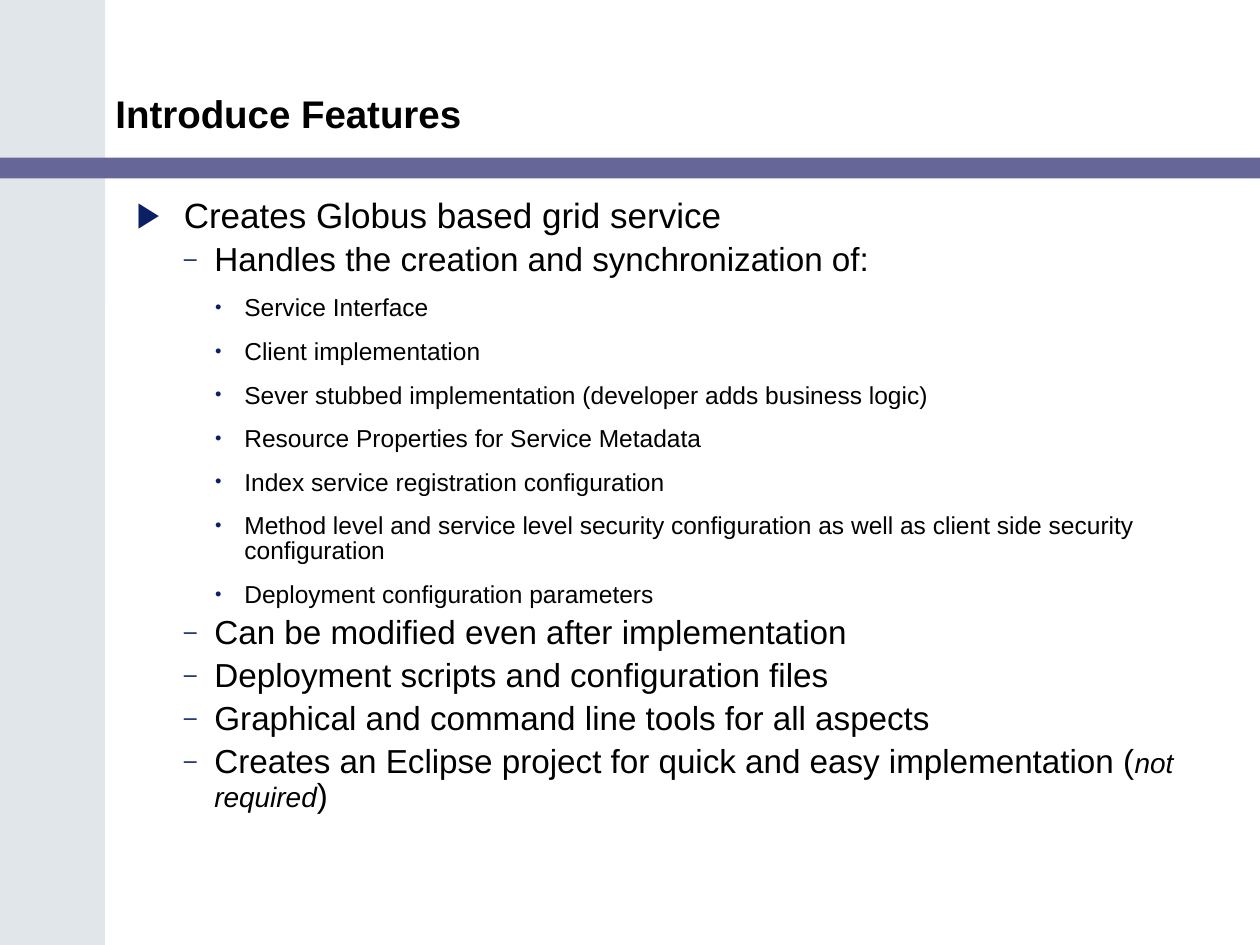
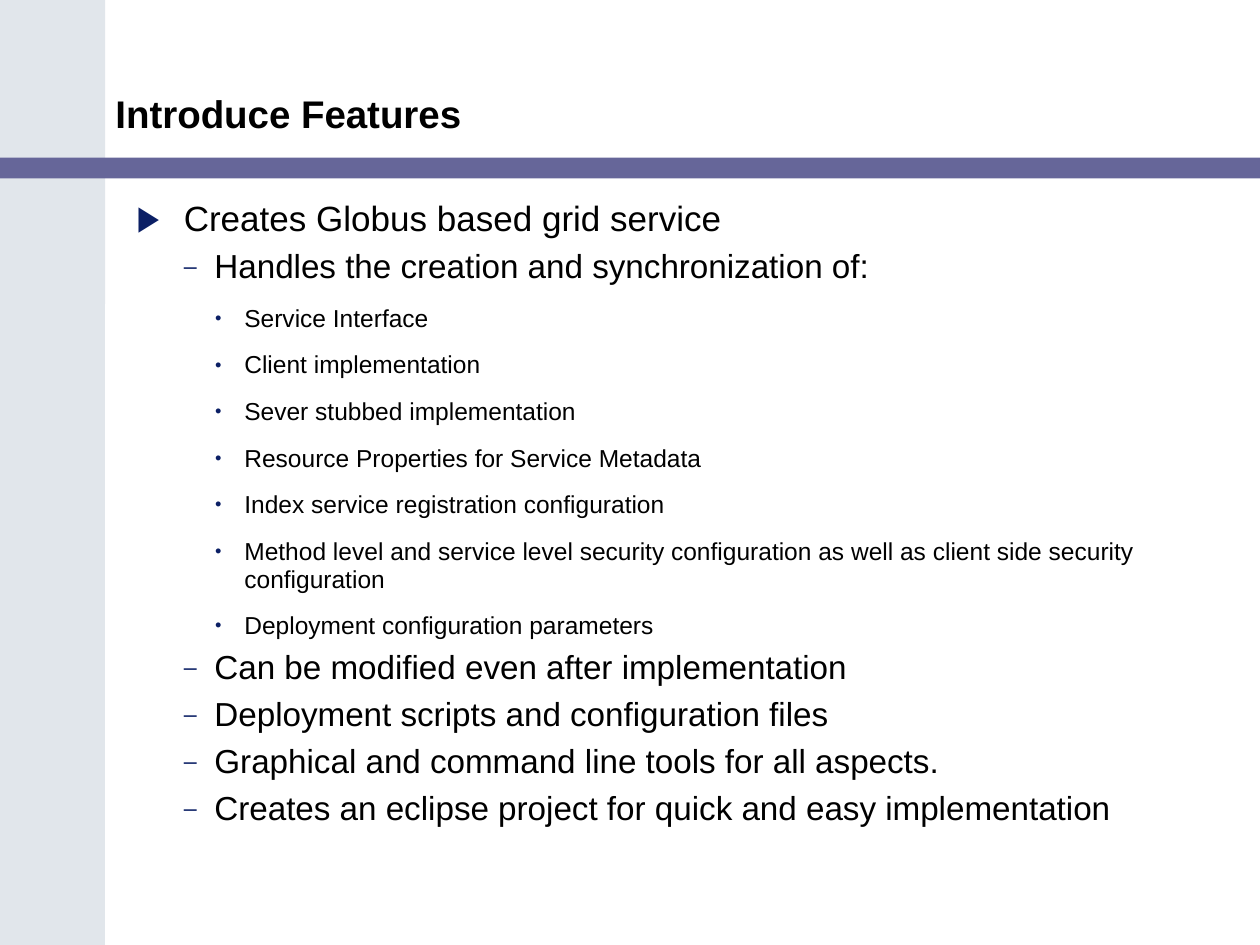
Before and after one commit to NCIP/cagrid-portal, a slide deck: slide 9 of cagrid-1-0/Documentation/presentations/200602_VCDE_ARCH/caGrid_Update_Arch_VCDE_Feb1.ppt. Drawn at 1260x945 pixels with LibreOffice and Linux fonts; fonts in the diff are those of the drawing; background and template pictures are left out. Boxes give left, top, right and bottom in pixels: in the first picture for what was removed or moved away, otherwise in the second. Text is boxed around its words. In the diff, an @@ line names an element or a change of style, - is before the commit and + after.

```diff
--- a/cagrid-1-0/Documentation/presentations/200602_VCDE_ARCH/caGrid_Update_Arch_VCDE_Feb1.ppt
+++ b/cagrid-1-0/Documentation/presentations/200602_VCDE_ARCH/caGrid_Update_Arch_VCDE_Feb1.ppt
@@ text at <box>184,205,1133,733</box>: line spacing 0.85 to 0.95 @@
@@ text at <box>244,402,575,425</box>: text changed @@
-    • Sever stubbed implementation (developer adds business logic)
+    • Sever stubbed implementation
@@ text at <box>214,749,1110,827</box>: text changed @@
-  – Graphical and command line tools for all aspects
-  – Creates an Eclipse project for quick and easy implementation (not required)
+  – Graphical and command line tools for all aspects.
+  – Creates an eclipse project for quick and easy implementation
```
Also in this commit, not shown: 6 other slides changed, 1 slide added, 1 slide removed.
